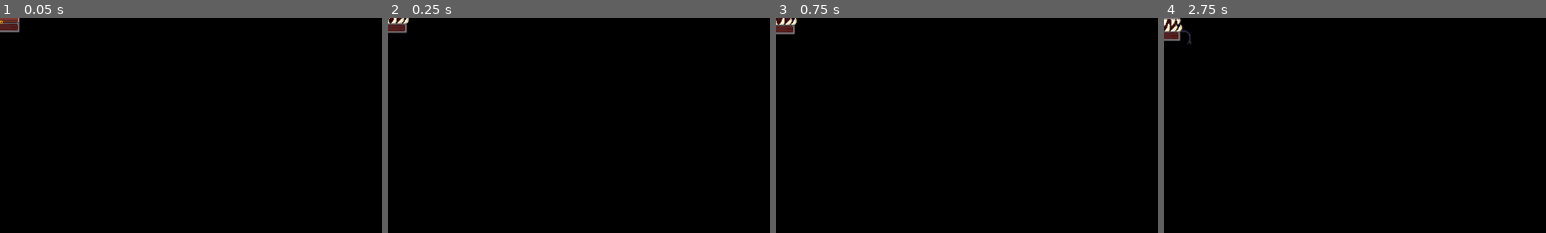
Above: before the commit, frames 1-4 (left to right).
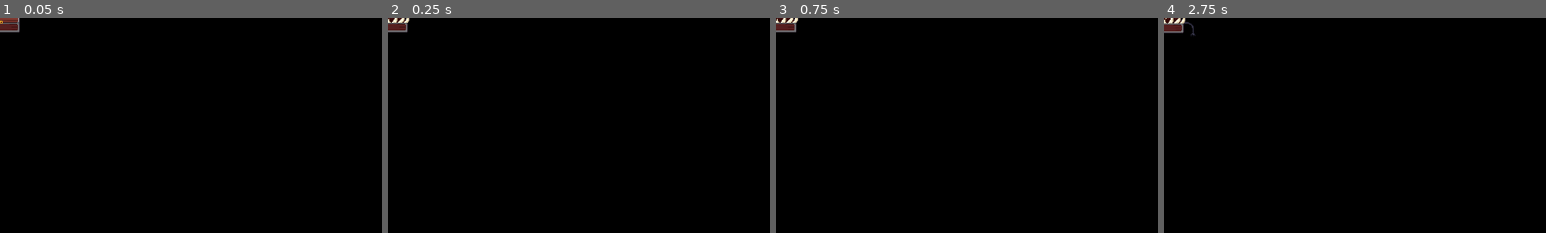
Above: after the commit, the same moments.

Repository: mtab-dev/bulletspeel
Game: Godot game, scene res://scenes/enemies/mimic.tscn
Same seed, same stepped clock (60 frames per second), same inputs: the game is played once before the commit and once after it. This scene is started directly instead of the project's main scene.
Inputs (mouse positions are % of the whole screen's width and height, from its top left):
- Up to frame 1 (0.05 s): no input
- Up to frame 2 (0.25 s): no input
- Up to frame 3 (0.75 s): tap Enter at 0.5 s; move the mouse to (72, 45) at 0.52 s; hold D (right) from 0.53 s (still down); click (72, 45) at 0.67 s
- Up to frame 4 (2.75 s): release D (right) at 1.25 s; tap Space at 1.25 s; drag from (30, 55) to (45, 70) at 1.27 s; tap Enter at 2 s; move the mouse to (60, 28) at 2.02 s; hold D (right) from 2.03 s (still down)
The pictures show only the part of the screen within x 0-50%, y 0-50%; the shares and areas given below are measured in that part.

Frame 1 is identical in both runs. In frame 2, 0.2% of the frame differs, in the area x 0-6%, y 0-8%; in frame 3, 0.3%; in frame 4, 0.6%, in the area x 0-9%, y 0-13%.
Error in both runs: Invalid access to property or key 'global_position' on a base object of type 'null instance'. (res://scripts/enemies/mimic/idleState.gd:29)

Commit message:
feat: waking state for mimic enemy

Diff:
--- a/scenes/enemies/mimic.tscn
+++ b/scenes/enemies/mimic.tscn
@@ -35,6 +35,7 @@
 [ext_resource type="Script" path="res://scripts/states/stateMachine.gd" id="33_kia21"]
 [ext_resource type="Script" path="res://scripts/enemies/mimic/idleState.gd" id="34_1s0x5"]
 [ext_resource type="Script" path="res://scripts/enemies/mimic/chaseState.gd" id="35_y4i3l"]
+[ext_resource type="Script" path="res://scripts/enemies/mimic/wakingState.gd" id="36_b76ve"]
 
 [sub_resource type="SpriteFrames" id="SpriteFrames_td4oq"]
 animations = [{
@@ -182,7 +183,7 @@
 
 [node name="stateMachine" type="Node" parent="." node_paths=PackedStringArray("initialState")]
 script = ExtResource("33_kia21")
-initialState = NodePath("idle")
+initialState = NodePath("waking")
 
 [node name="idle" type="Node" parent="stateMachine" node_paths=PackedStringArray("enemy", "texture")]
 script = ExtResource("34_1s0x5")
@@ -194,8 +195,14 @@
 enemy = NodePath("../..")
 texture = NodePath("../../animation")
 
+[node name="waking" type="Node" parent="stateMachine" node_paths=PackedStringArray("enemy", "texture")]
+script = ExtResource("36_b76ve")
+enemy = NodePath("../..")
+texture = NodePath("../../animation")
+
 [connection signal="animation_finished" from="animation" to="." method="_on_animation_animation_finished"]
 [connection signal="animation_finished" from="animation" to="stateMachine/chase" method="_on_animation_animation_finished"]
+[connection signal="animation_finished" from="animation" to="stateMachine/waking" method="_on_animation_animation_finished"]
 [connection signal="area_entered" from="hitBox" to="." method="_on_hit_box_area_entered"]
 [connection signal="body_entered" from="hitBox" to="." method="_on_hit_box_body_entered"]
 [connection signal="body_entered" from="hitBox" to="stateMachine/chase" method="_on_hit_box_body_entered"]
--- a/scripts/enemies/mimic.gd
+++ b/scripts/enemies/mimic.gd
@@ -8,7 +8,7 @@
 
 func _ready():
 	player = get_tree().get_first_node_in_group("Player")
-	animation.play('goingUp')
+	#animation.play('goingUp')
 	health = 6
 	healthBar.initHealth(health)
 
--- a/scripts/enemies/mimic/idleState.gd
+++ b/scripts/enemies/mimic/idleState.gd
@@ -32,4 +32,4 @@
 
 
 func _process(delta: float) -> void:
-	var direction = player.global_position - enemy.global_position
+	pass
--- /dev/null
+++ b/scripts/enemies/mimic/wakingState.gd
@@ -0,0 +1,13 @@
+extends State
+class_name MimicWakingState
+
+@export var enemy: CharacterBody2D
+@export var texture: AnimatedSprite2D
+
+func Enter():
+	texture.play('goingUp')
+
+
+func _on_animation_animation_finished() -> void:
+	if texture.animation == 'goingUp':
+		Transitioned.emit(self, "idle")
Not shown: 1 places in scenes/enemies/mimic.tscn that only renumber resources
